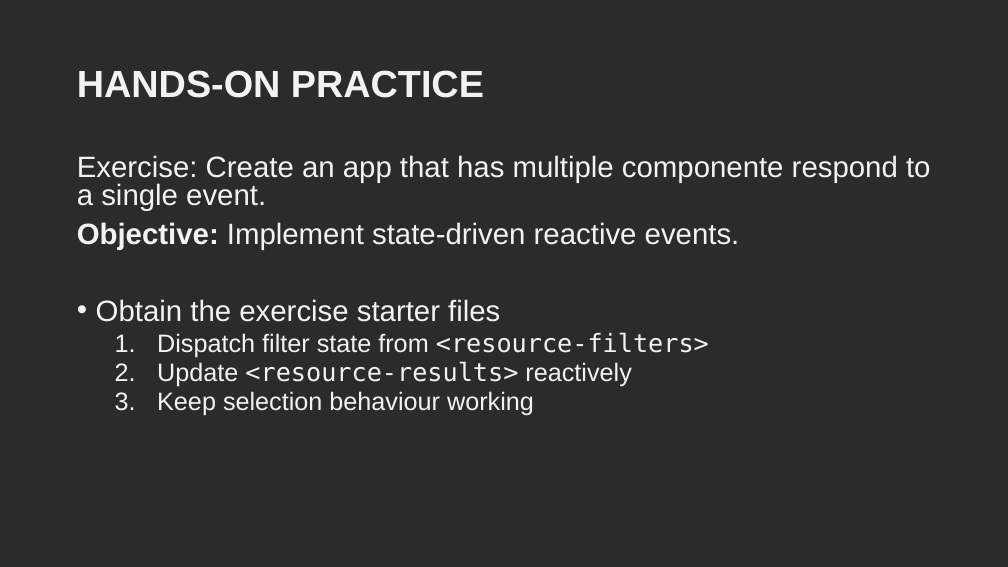
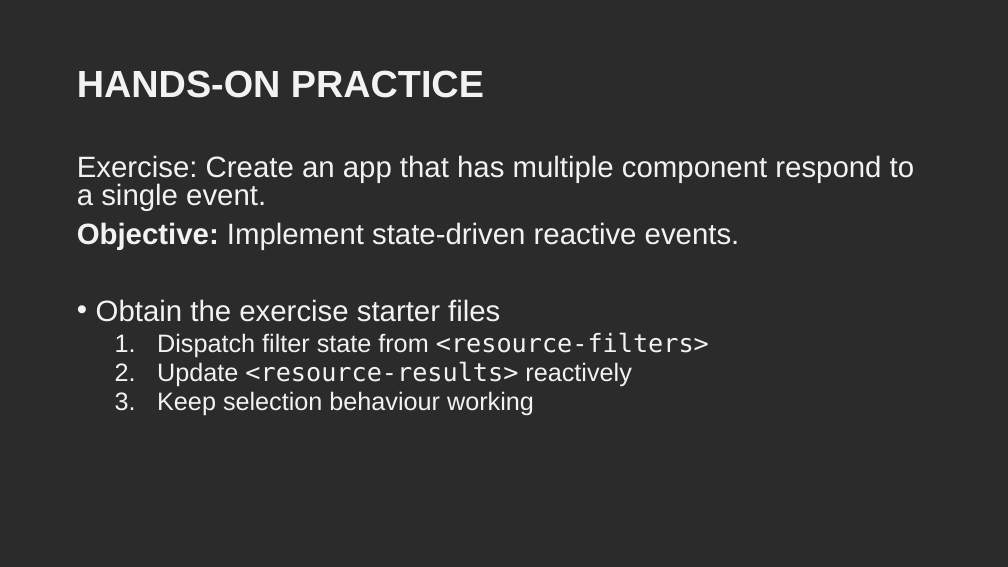
Before and after one commit to MapleSyrup33/SDEV2150-A01, a slide deck: slide 20 of 02 - reactive patterns/.slides/Day 04 - reactive filtering.pptx. Drawn at 1008x567 pixels with LibreOffice and Linux fonts; fonts in the diff are those of the drawing; background and template pictures are left out; a plain dark background stands for a picture behind light text. Boxes give left, top, right and bottom in pixels: in the first picture for what was removed or moved away, otherwise in the second. Text is boxed around its words. In the diff, an @@ line names an element or a change of style, - is before the commit and + after.

Commit message:
practiced class progress and exercises

```diff
--- a/02 - reactive patterns/.slides/Day 04 - reactive filtering.pptx
+++ b/02 - reactive patterns/.slides/Day 04 - reactive filtering.pptx
@@ text at (77,155,914,211): text changed @@
-Exercise: Create an app that has multiple componente respond to a single event.
+Exercise: Create an app that has multiple component respond to a single event.
```
Also in this commit, not shown: 11 other files.
